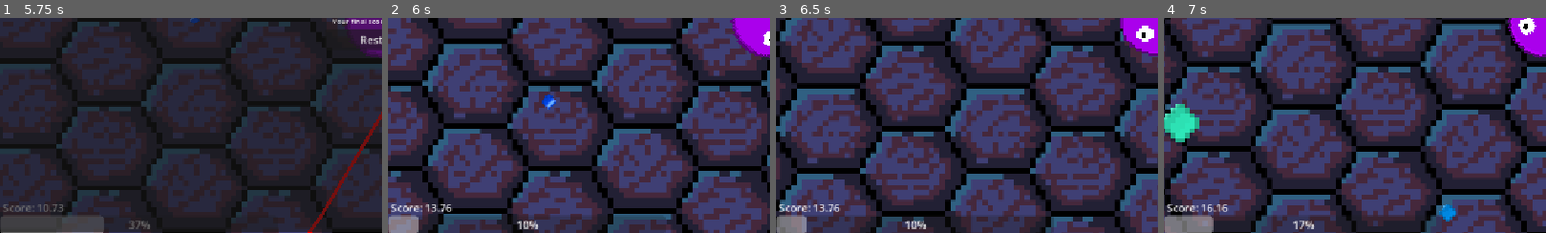
Above: before the commit, frames 1-4 (left to right).
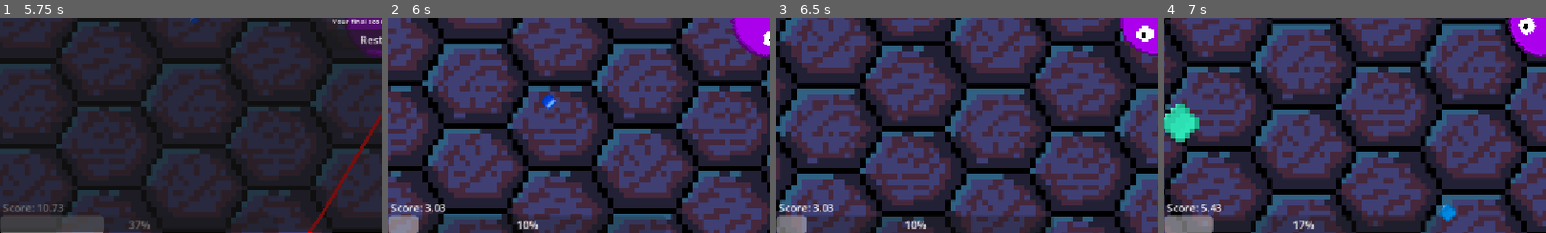
Above: after the commit, the same moments.

Repository: DEPSTRCZ/HadaMackas
Game: Godot game, scene res://main.tscn
Same seed, same stepped clock (60 frames per second), same inputs: the game is played once before the commit and once after it.
Inputs (mouse positions are % of the whole screen's width and height, from its top left):
- Up to frame 1 (5.75 s): move the mouse to (72, 45) at 0.52 s; move the mouse to (30, 55) at 1.27 s; move the mouse to (60, 28) at 2.02 s; move the mouse to (45, 70) at 2.77 s; move the mouse to (80, 65) at 3.52 s; move the mouse to (20, 35) at 4.27 s; move the mouse to (55, 50) at 5.02 s
- Up to frame 2 (6 s): click "Restart" at 5.75 s
- Up to frame 3 (6.5 s): no input
- Up to frame 4 (7 s): move the mouse to (35, 25) at 6.52 s
The pictures show only the part of the screen within x 0-50%, y 50-100%; the shares and areas given below are measured in that part.

Frame 1 is identical in both runs. In frame 2, 0.2% of the frame differs, in the area x 9-17%, y 86-91%; in frame 3, 0.1%; in frame 4, 0.2%.

Commit message:
FIx score

Diff:
--- a/head.gd
+++ b/head.gd
@@ -68,6 +68,7 @@
 	# Stop player movement
 	velocity = Vector2.ZERO
 	set_process(false)
+	Global.score = 0
 
 func add_xp(amount):
 	$ConsumePlayer.play()
Not shown, changed: export_presets.cfg
